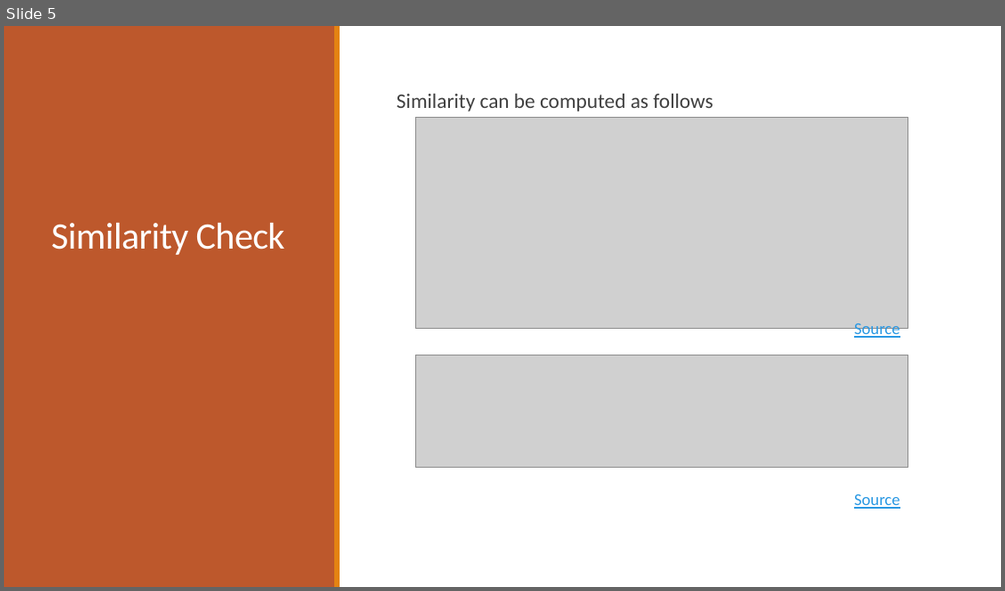
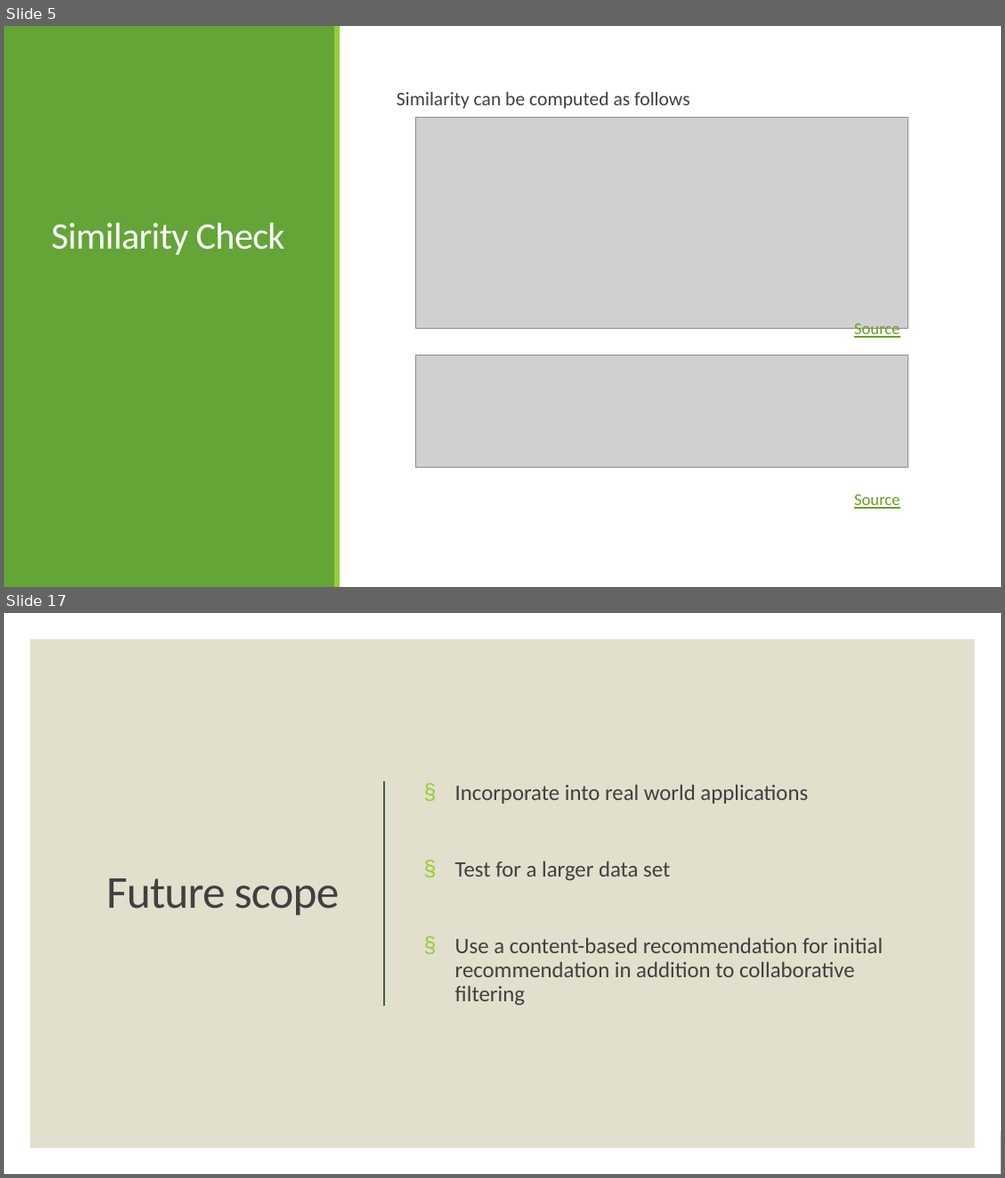
Before and after one commit to ChrisAlex2104/-Recommendation-using-Collaborative-Filtering, a slide deck: AI presentation.pptx. Shown one above the other, each under a label of ours: slide 5 before the commit, slides 5 and 17 after it; the slides between them are not shown. The pictures are 1005x591 and 1005x1178 pixels, drawn with LibreOffice and Linux fonts; fonts in the diff are those of the drawing; grey boxes stand for pictures. Boxes give left, top, right and bottom in pixels: in the first picture for what was removed or moved away, otherwise in the second. Text is boxed around its words. In the diff, an @@ line names an element or a change of style, - is before the commit and + after.

```diff
--- a/AI presentation.pptx
+++ b/AI presentation.pptx
@@ slide 17 added at (4,613,1001,1174), background #FFFFFF; not listed: 2 template elements that a slide beside it also shows @@
@@ rectangle added at (4,613,1001,1173), fill #FFFFFF @@
@@ rectangle added at (30,639,974,1147), fill #E2DFCC @@
@@ line added from (384, 781) to (384, 1005), #455F51 1.5 pt @@
@@ text added at (455,784,882,1005), 16 pt, text #404040 @@
+§ Incorporate into real world applications
+§ Test for a larger data set
+§ Use a content-based recommendation for initial recommendation in addition to collaborative filtering
@@ title added at (106,878,340,916), 33 pt, text #404040 @@
+Future scope
@@ rectangle added at (4,1136,1001,1174), fill #63A537 @@
@@ rectangle added at (4,1131,1001,1136), fill #99CB38 @@
@@ slide 5 changed as well @@
@@ rectangle at (4,26,335,586): fill #BD582C to #63A537 @@
@@ rectangle at (334,26,339,586): fill #E48312 to #99CB38 @@
@@ text "Similarity can be computed as ..." at (396,92,690,109): size 15 to 13.9 pt; line spacing 0.9 to 0.8 @@
@@ text "Source" at (854,323,900,339): text colour #2998E3 to #6B9F25 @@
@@ text "Source" at (854,494,900,508): text colour #2998E3 to #6B9F25 @@
```
Also in this commit, not shown: 4 other slides changed, 12 other slides added, 1 other file.
